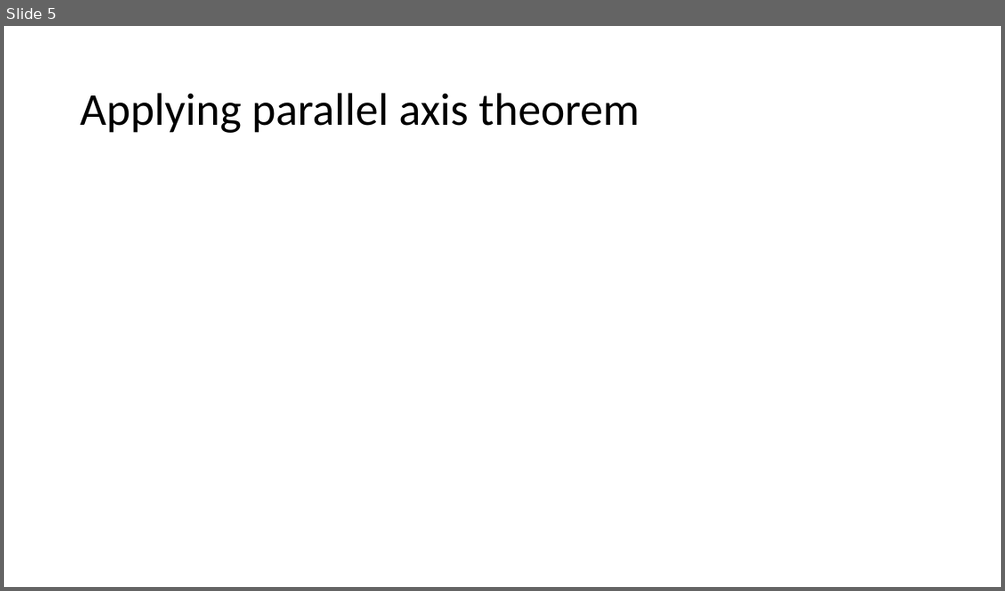
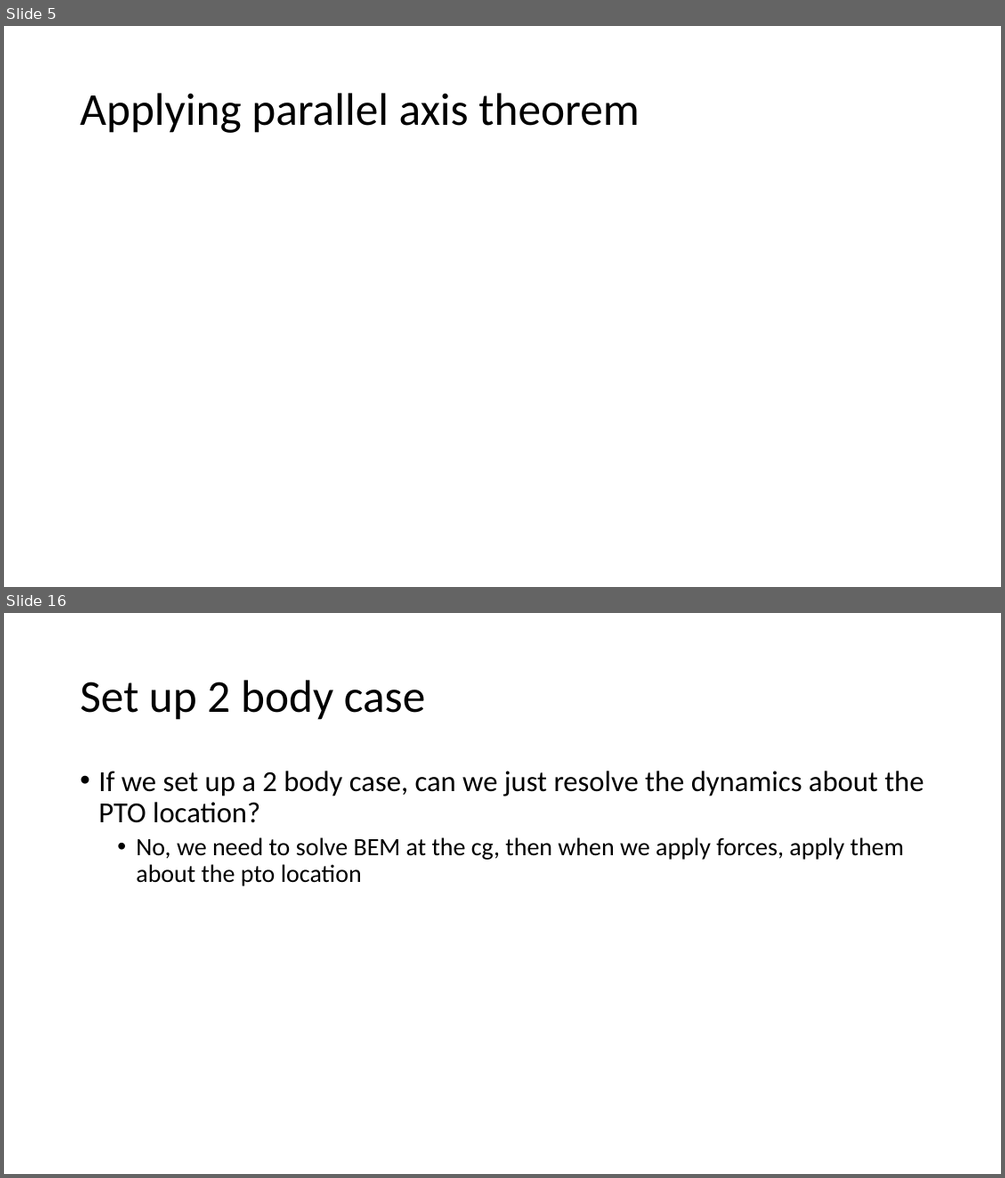
Before and after one commit to jtgrasb/WecOptTool, a slide deck: examples/attenuatorInWOT.pptx. Shown one above the other, each under a label of ours: slide 5 before the commit, slides 5 and 16 after it; the slides between them are not shown. The pictures are 1005x591 and 1005x1178 pixels, drawn with LibreOffice and Linux fonts; fonts in the diff are those of the drawing; grey boxes stand for pictures. Boxes give left, top, right and bottom in pixels: in the first picture for what was removed or moved away, otherwise in the second. Text is boxed around its words. In the diff, an @@ line names an element or a change of style, - is before the commit and + after.

```diff
--- a/examples/attenuatorInWOT.pptx
+++ b/examples/attenuatorInWOT.pptx
@@ slide 16 added at bbox=[4, 613, 1001, 1174], background #FFFFFF @@
@@ title added at bbox=[80, 680, 425, 720], 44 pt, text #000000 @@
+Set up 2 body case
@@ text added at bbox=[98, 771, 923, 886], 24 pt, text #000000 @@
+• If we set up a 2 body case, can we just resolve the dynamics about the PTO location?
+  • No, we need to solve BEM at the cg, then when we apply forces, apply them about the pto location
```
Also in this commit, not shown: 13 other slides added, 1 slide removed, 23 other files.
